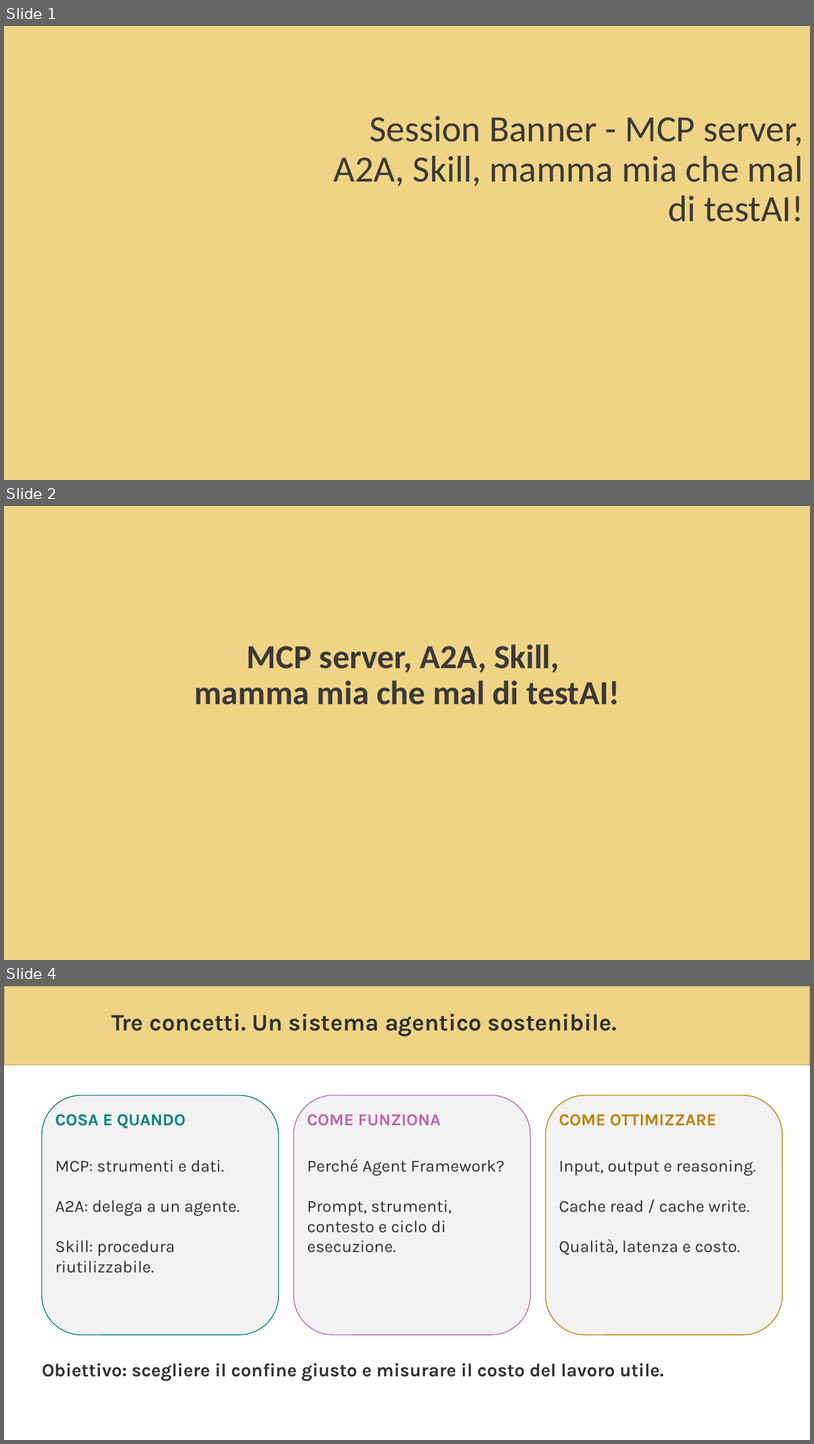
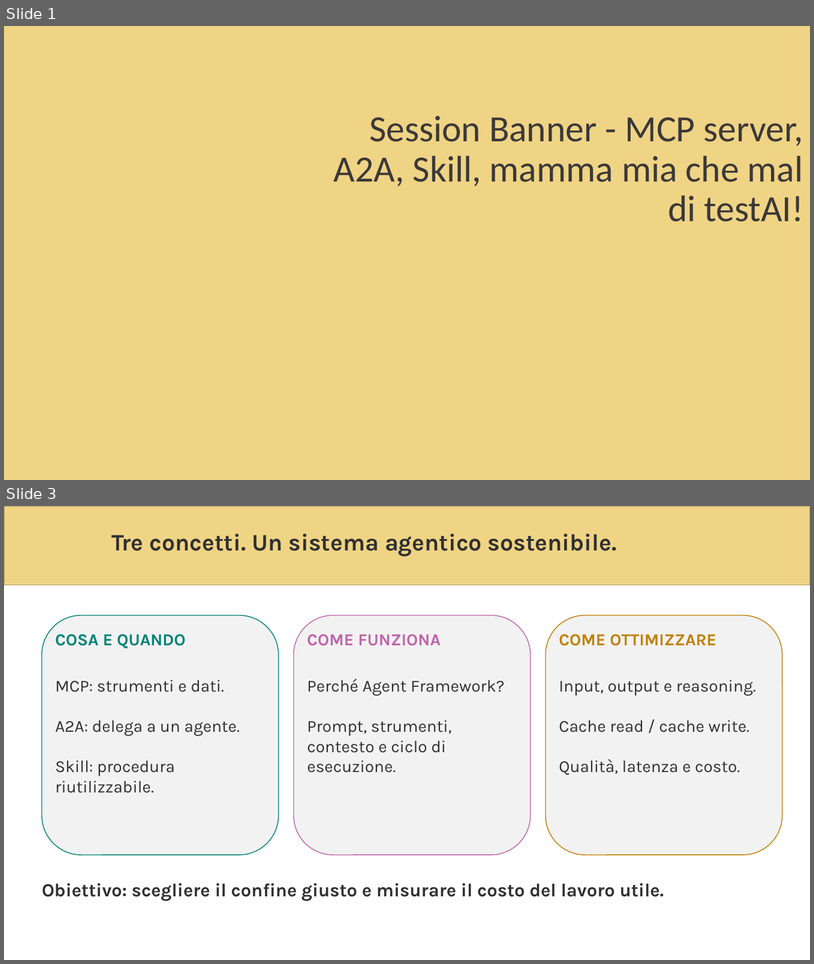
Before and after one commit to andreatosato/AzureDayTorino2026, a slide deck: presentazione/AIAzureDayTorino2026_1304496_Tosato.pptx. Shown one above the other, each under a label of ours: slides 1, 2 and 4 before the commit, slides 1 and 3 after it; the slides between them are not shown. The pictures are 814x1444 and 814x964 pixels, drawn with LibreOffice and Linux fonts; fonts in the diff are those of the drawing; background and template pictures are left out. Boxes give left, top, right and bottom in pixels: in the first picture for what was removed or moved away, otherwise in the second. Text is boxed around its words. In the diff, an @@ line names an element or a change of style, - is before the commit and + after.

```diff
--- a/presentazione/AIAzureDayTorino2026_1304496_Tosato.pptx
+++ b/presentazione/AIAzureDayTorino2026_1304496_Tosato.pptx
@@ slide 2 removed at (4, 506, 810, 960), background #EFD485 @@
@@ title removed at (194, 644, 620, 705) @@
-MCP server, A2A, Skill,
-mamma mia che mal di testAI!
@@ what was slide 4 is now slide 3 @@
```
Also in this commit, not shown: 8 slides changed, 1 slide added, 7 other slides removed.
